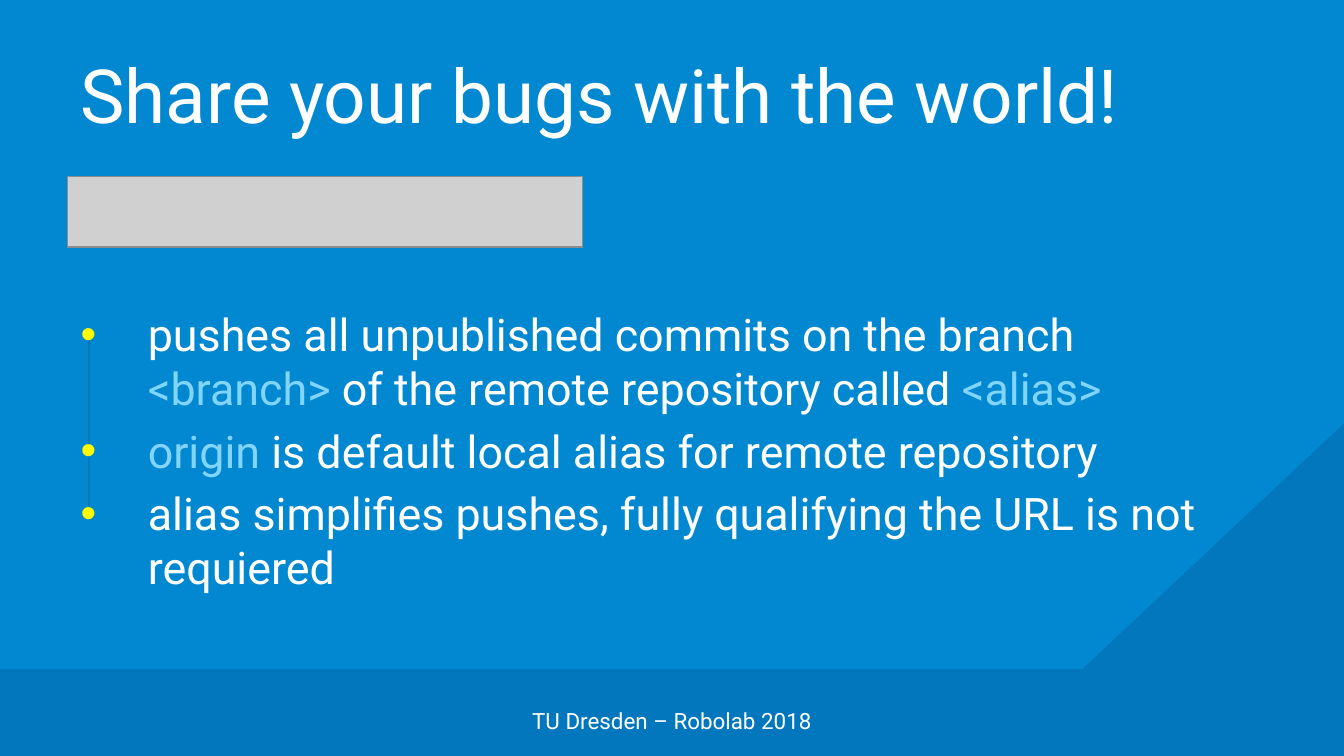
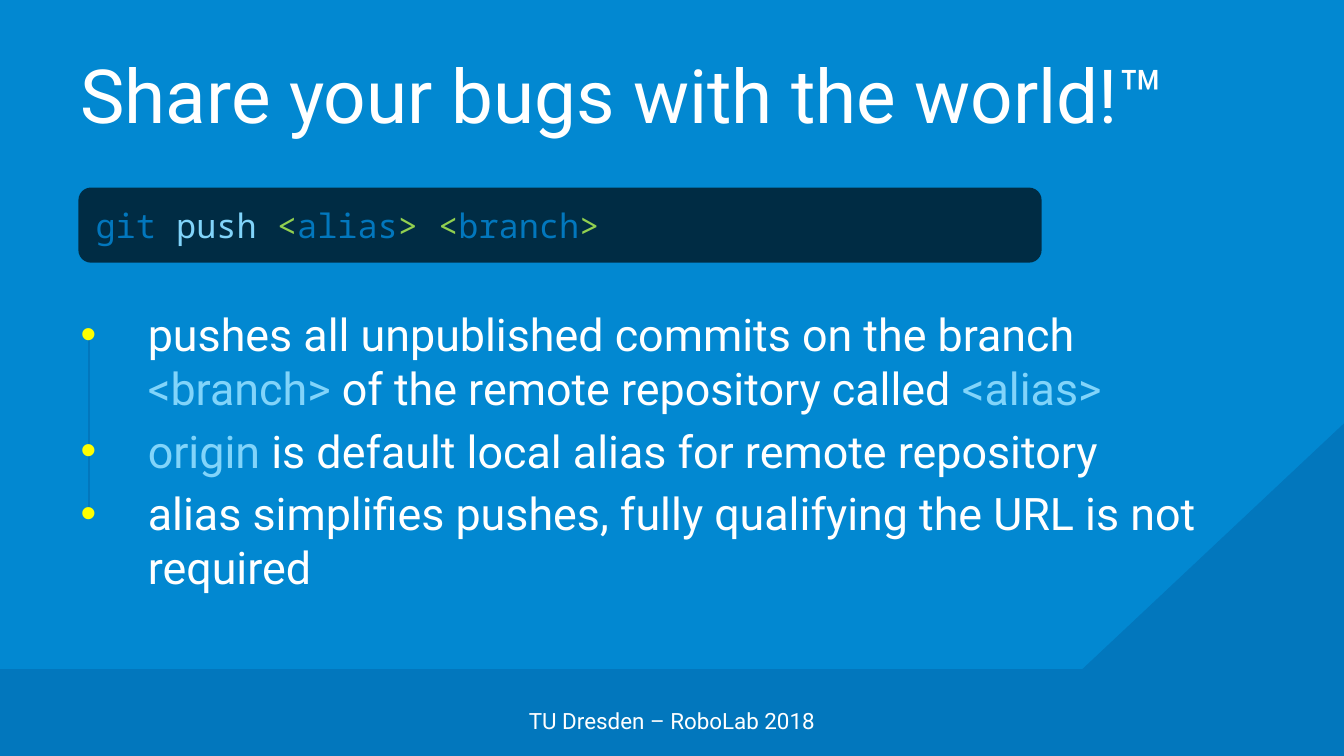
Before and after one commit to edisontrent1337/gitslides, a slide deck: slide 28 of Git.pptx (slide 24 before the commit). Drawn at 1344x756 pixels with LibreOffice and Linux fonts; fonts in the diff are those of the drawing; grey boxes stand for pictures; background and template pictures are left out. Boxes give left, top, right and bottom in pixels: in the first picture for what was removed or moved away, otherwise in the second. Text is boxed around its words. In the diff, an @@ line names an element or a change of style, - is before the commit and + after.

```diff
--- a/Git.pptx
+++ b/Git.pptx
@@ title at box(81, 67, 1165, 139): text changed @@
-Share your bugs with the world!
+Share your bugs with the world!™
@@ picture removed at box(67, 176, 582, 247) @@
@@ rounded rectangle added at box(78, 188, 1042, 263), fill #000000 at 67% opacity, 18 pt, text #0277BD @@
+git push <alias> <branch>
@@ text at box(148, 496, 1195, 593): text changed @@
-• alias simplifies pushes, fully qualifying the URL is not requiered
+• alias simplifies pushes, fully qualifying the URL is not required
@@ text at box(529, 712, 814, 730): text changed @@
-TU Dresden – Robolab 2018
+TU Dresden – RoboLab 2018
```
Also in this commit, not shown: 28 other slides changed, 21 slides added, 1 slide removed.
